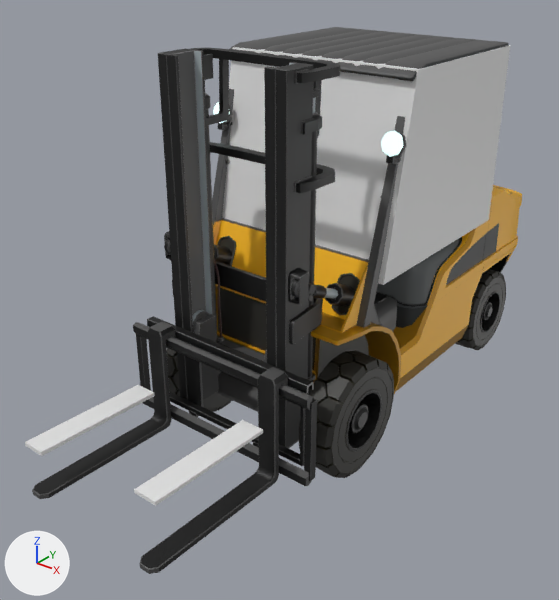
What one commit did to the glTF model build/assets/lifter.glb.
Camera for both pictures: a camera (50 mm lens) standing at (2.11, -3.26, 1.71) and looking at (-0.03, -0.58, 0.05). The axes (+X, +Y, +Z) are drawn at lower left. The lights are the same throughout. Where no turn or scale is listed for an object, it has been applied to the vertices.

The scene before the commit, as lines of its bpy script (objects in view):
```python
me_cube_010 = bpy.data.meshes.new('Cube.010')
me_cube_010.from_pydata(...)  # 8 vertices, 12 faces; spans x -0.056..0.056, y -0.335..0.287, z 0.025..0.069
me_cube_011 = bpy.data.meshes.new('Cube.011')
me_cube_011.from_pydata(...)  # 8 vertices, 12 faces; spans x -0.056..0.056, y -0.31..0.287, z 0.03..0.066
me_cube_014 = bpy.data.meshes.new('Cube.014')
me_cube_014.from_pydata(...)  # 8 vertices, 12 faces; spans x -1.67..1.84, y -1.15..0.73, z -2.46..-0.01
me_wheel_fr = bpy.data.meshes.new('wheel_fr')
me_wheel_fr.from_pydata(...)  # 1048 vertices, 2064 faces; spans x -0.065..0.118, y -0.29..0.29, z -0.29..0.29
# faces by material slot: [110, 298, 72, 48, 672, 864]
me_wheel_fr.materials.append(mat_c_grey_basic)  # dark grey #4d4d4d
me_wheel_fr.materials.append(mat_c_grey_d1)  # black #0b0b0b
me_wheel_fr.materials.append(mat_c_grey_l1)  # grey #7f7f7f
me_wheel_fr.materials.append(mat_plastic_d1)  # dark grey #4a4e50
me_wheel_fr.materials.append(mat_rubber)  # black #2e2d29
me_wheel_fr.materials.append(mat_rubber_d2)  # black #201d0e
ob_cube = bpy.data.objects.new('Cube', me_cube_010)
ob_cube.location = (-0.305, -1.526, -0.291)
ob_cube_001 = bpy.data.objects.new('Cube.001', me_cube_011)
ob_cube_001.location = (0.364, -1.54, -0.198)
ob_cube_008 = bpy.data.objects.new('Cube.008', me_cube_014)
ob_cube_008.location = (0.0, 0.272, 0.295)
ob_cube_008.scale = (0.125, 0.473, 0.115)
ob_wheel_fr = bpy.data.objects.new('wheel_fr', me_wheel_fr)
ob_wheel_fr.location = (-0.416, -0.7, -0.348)
# also in view: 'Cylinder.001' at (0.46, 0.69, -0.34); 'Cube.002' at (0.04, -0.04, 0.74); 'wheel_fl' at (0.47, -0.7, -0.34); 'lift' at (0.03, -1.39, -0.21); 'body' at (0.03, 0.06, 0.41)
```
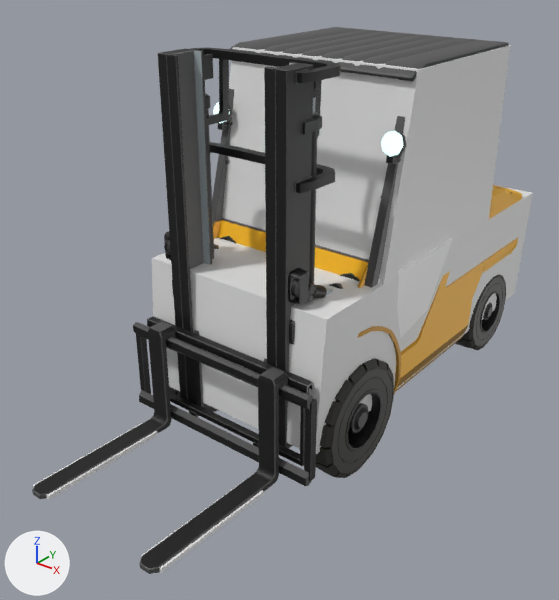
Patch to the scene script:
```diff
--- a/build/assets/lifter.glb.py
+++ b/build/assets/lifter.glb.py
@@ mat_car @@
+mat_car = principled_material('Car')
+mat_car.base_color = (1.0, 1.0, 1.0)  # white #ffffff
@@ me_cube_002 @@
+me_cube_002.from_pydata(...)  # 32 vertices, 54 faces; spans x -0.059..0.03, y -0.084..0.956, z -0.404..0.101
+me_cube_002.materials.append(mat_car)  # white #ffffff
@@ ob_cube_008 @@
 ob_cube_008.location = (0.0, 0.272, 0.295)
-ob_cube_008.scale = (0.125, 0.473, 0.115)
+ob_cube_008.scale = (0.296, 1.12, 0.272)
@@ ob_cube @@
 ob_cube = bpy.data.objects.new('Cube', me_cube_010)
-ob_cube.location = (-0.305, -1.526, -0.291)
+ob_cube.location = (-0.305, -1.526, -0.514)
@@ ob_cube_001 @@
 ob_cube_001 = bpy.data.objects.new('Cube.001', me_cube_011)
-ob_cube_001.location = (0.364, -1.54, -0.198)
+ob_cube_001.location = (0.364, -1.54, -0.514)
@@ ob_door_1 @@
+ob_door_1 = bpy.data.objects.new('door_1', me_cube_002)
+ob_door_1.location = (0.532, -0.591, 0.231)
```

Location of each change, (x1, y1, x2, y2) in pixels of the pictures (559 x 600 px):
'Cube.008', rescaled (not visible before): after (152, 185, 533, 454)
'Cube.001', moved: before (134, 420, 263, 506); after (141, 483, 264, 573)
'Cube', moved: before (25, 385, 155, 456); after (33, 423, 158, 499)
'door_1', added: after (378, 238, 452, 337)
